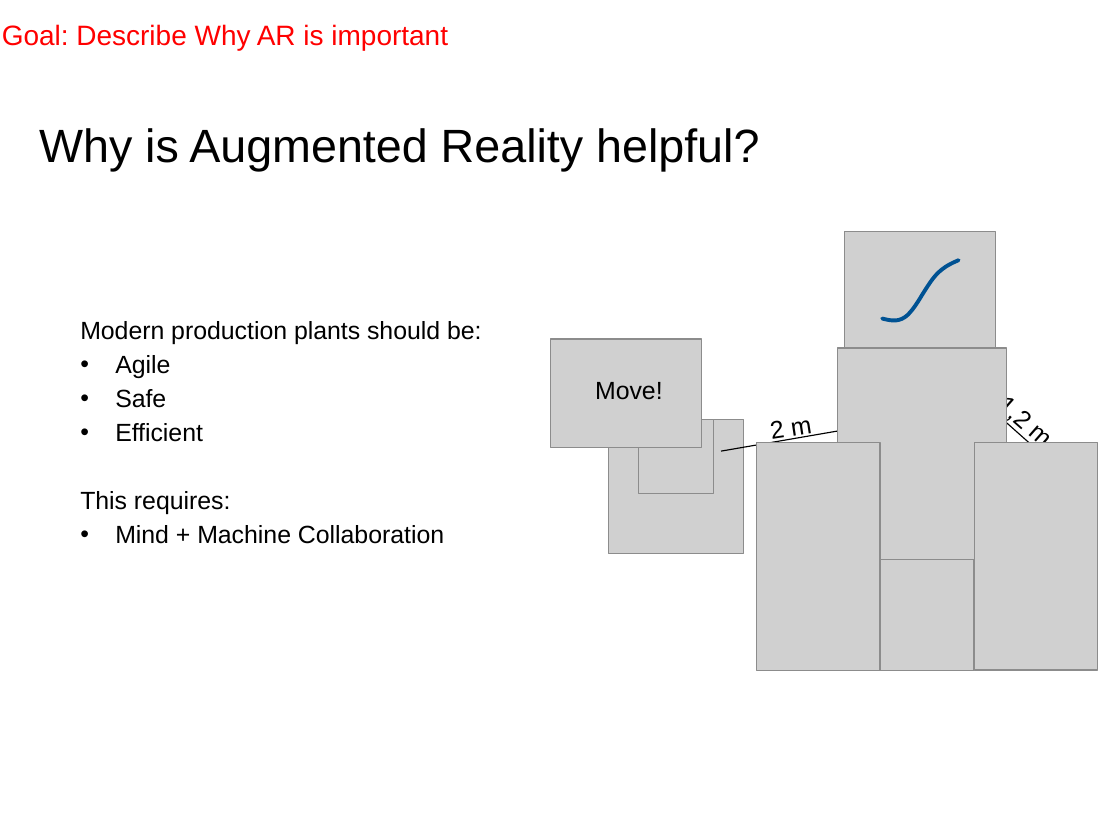
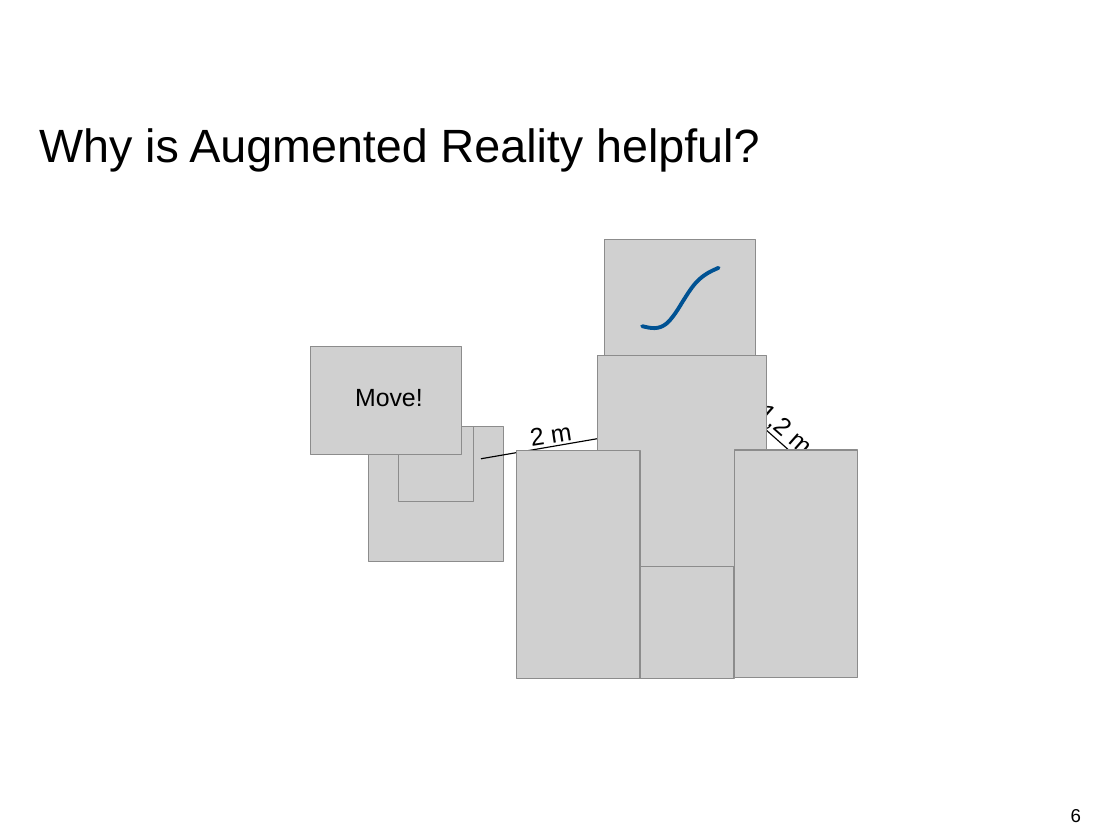
Before and after one commit to EricVoll/PARRHI, a slide deck: slide 6 of 05_Presentation/PARRHIPresentationv2.pptx (slide 5 before the commit). Drawn at 1120x840 pixels with LibreOffice and Linux fonts; fonts in the diff are those of the drawing; grey boxes stand for pictures; background and template pictures are left out. Boxes give left, top, right and bottom in pixels: in the first picture for what was removed or moved away, otherwise in the second. Text is boxed around its words. In the diff, an @@ line names an element or a change of style, - is before the commit and + after.

```diff
--- a/05_Presentation/PARRHIPresentationv2.pptx
+++ b/05_Presentation/PARRHIPresentationv2.pptx
@@ text removed at [2, 24, 448, 50] @@
-Goal: Describe Why AR is important
@@ text removed at [80, 321, 481, 544] @@
-Modern production plants should be:
-• Agile
-• Safe
-• Efficient
-This requires:
-• Mind + Machine Collaboration
@@ picture removed at [608, 419, 743, 553] @@
@@ 7 pictures, 1 line: place and size @@
-7 pictures, 1 line at [551, 232, 1098, 670]
+7 pictures, 1 line at [310, 240, 857, 678]
@@ picture added at [368, 427, 503, 561] @@
@@ 3 texts, 1 line chart, 1 line: place and size @@
-3 texts, 1 line chart, 1 line at [595, 239, 1043, 451]
+3 texts, 1 line chart, 1 line at [355, 246, 803, 459]
@@ page number added at [1071, 809, 1081, 822], 12 pt, text #000000 @@
+6
```
Also in this commit, not shown: 25 other slides changed, 1 slide added, 13 other files.
